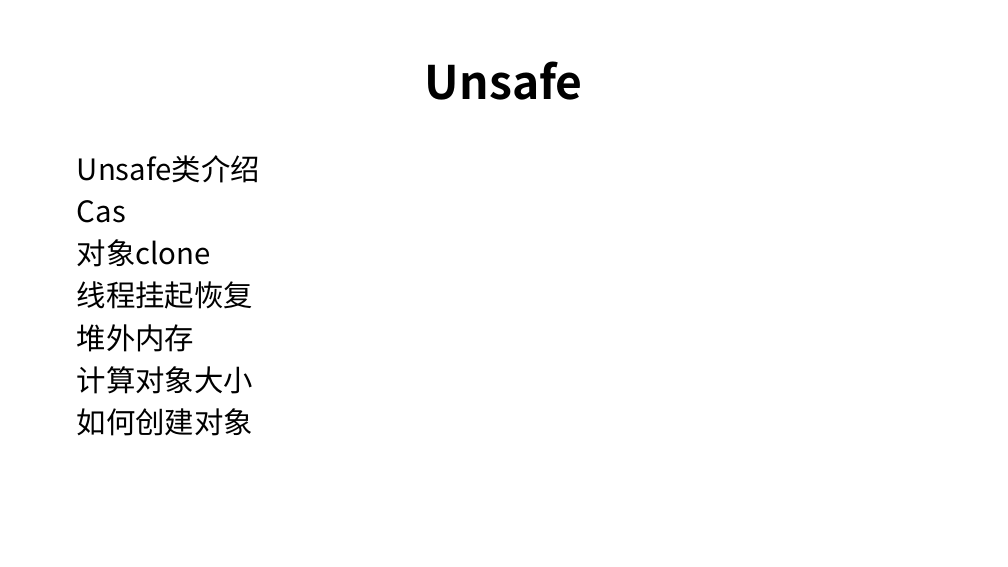
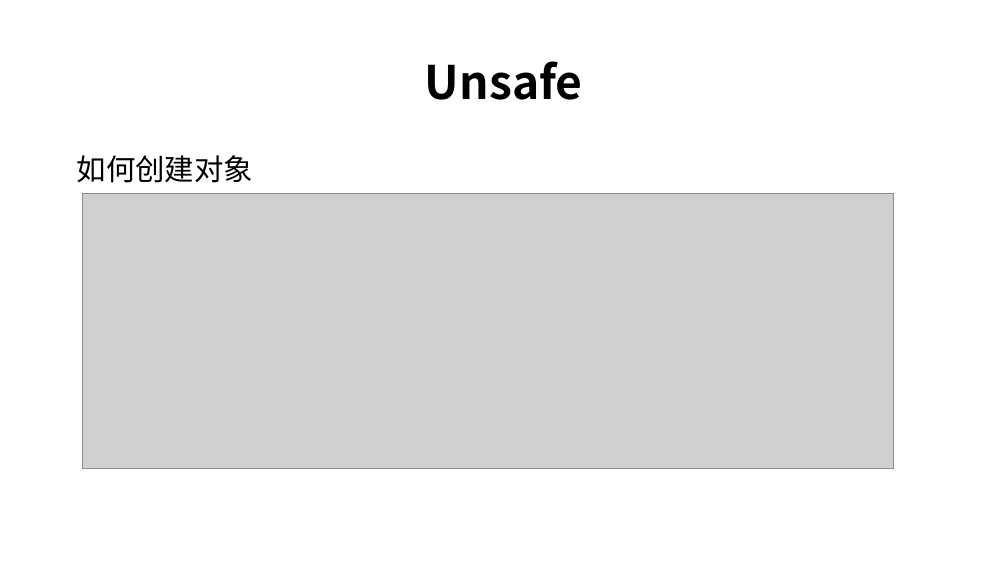
Before and after one commit to ywendy/test, a slide deck: slide 10 of 新建 Microsoft PowerPoint 演示文稿.pptx. Drawn at 1008x567 pixels with LibreOffice and Linux fonts; fonts in the diff are those of the drawing; grey boxes stand for pictures. Boxes give left, top, right and bottom in pixels: in the first picture for what was removed or moved away, otherwise in the second. Text is boxed around its words. In the diff, an @@ line names an element or a change of style, - is before the commit and + after.

```diff
--- a/新建 Microsoft PowerPoint 演示文稿.pptx
+++ b/新建 Microsoft PowerPoint 演示文稿.pptx
@@ text at [77, 155, 260, 394]: paragraphs removed @@
-Unsafe类介绍
-Cas
-对象clone
-线程挂起恢复
-堆外内存
-计算对象大小
@@ picture added at [83, 194, 894, 468] @@
```
Also in this commit, not shown: 4 other slides changed, 1 slide added, 2 other files.
